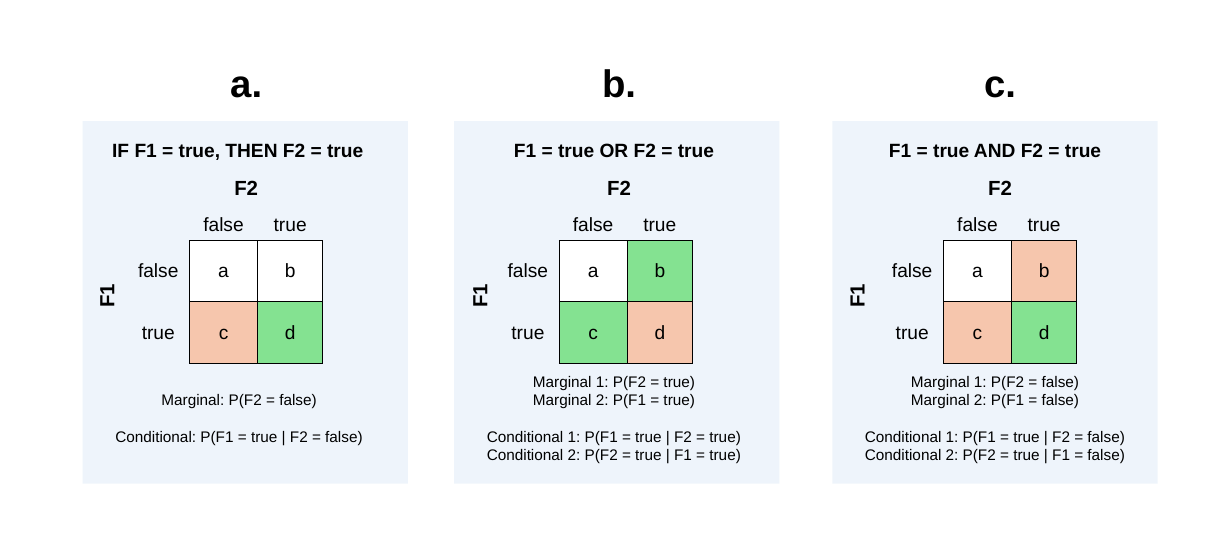
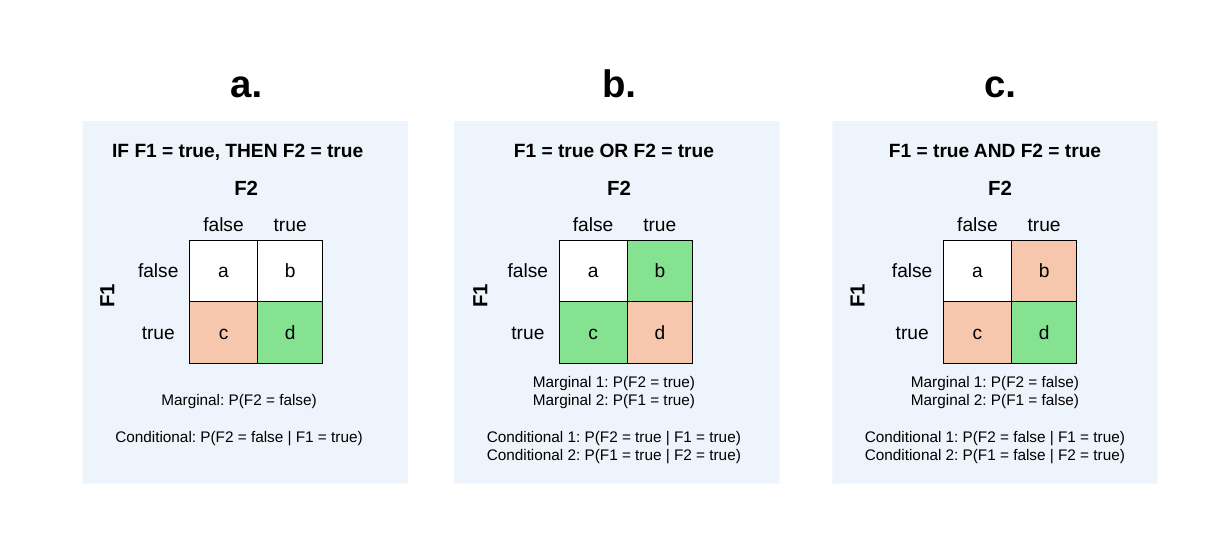
Before and after one commit to annagraff/crossling-curated, a slide deck: slide 1 of plots/Fig6 tests.pptx. Drawn at 1232x544 pixels with LibreOffice and Linux fonts; fonts in the diff are those of the drawing. Boxes give left, top, right and bottom in pixels: in the first picture for what was removed or moved away, otherwise in the second. Text is boxed around its words. In the diff, an @@ line names an element or a change of style, - is before the commit and + after.

```diff
--- a/plots/Fig6 tests.pptx
+++ b/plots/Fig6 tests.pptx
@@ text at bbox=[115, 431, 362, 445]: text changed @@
-Conditional: P(F1 = true | F2 = false)
+Conditional: P(F2 = false | F1 = true)
@@ text at bbox=[487, 431, 740, 464]: text changed @@
-Conditional 1: P(F1 = true | F2 = true)
-Conditional 2: P(F2 = true | F1 = true)
+Conditional 1: P(F2 = true | F1 = true)
+Conditional 2: P(F1 = true | F2 = true)
@@ text at bbox=[865, 431, 1124, 464]: text changed @@
-Conditional 1: P(F1 = true | F2 = false)
-Conditional 2: P(F2 = true | F1 = false)
+Conditional 1: P(F2 = false | F1 = true)
+Conditional 2: P(F1 = false | F2 = true)
```
Also in this commit, not shown: 14 other files.
